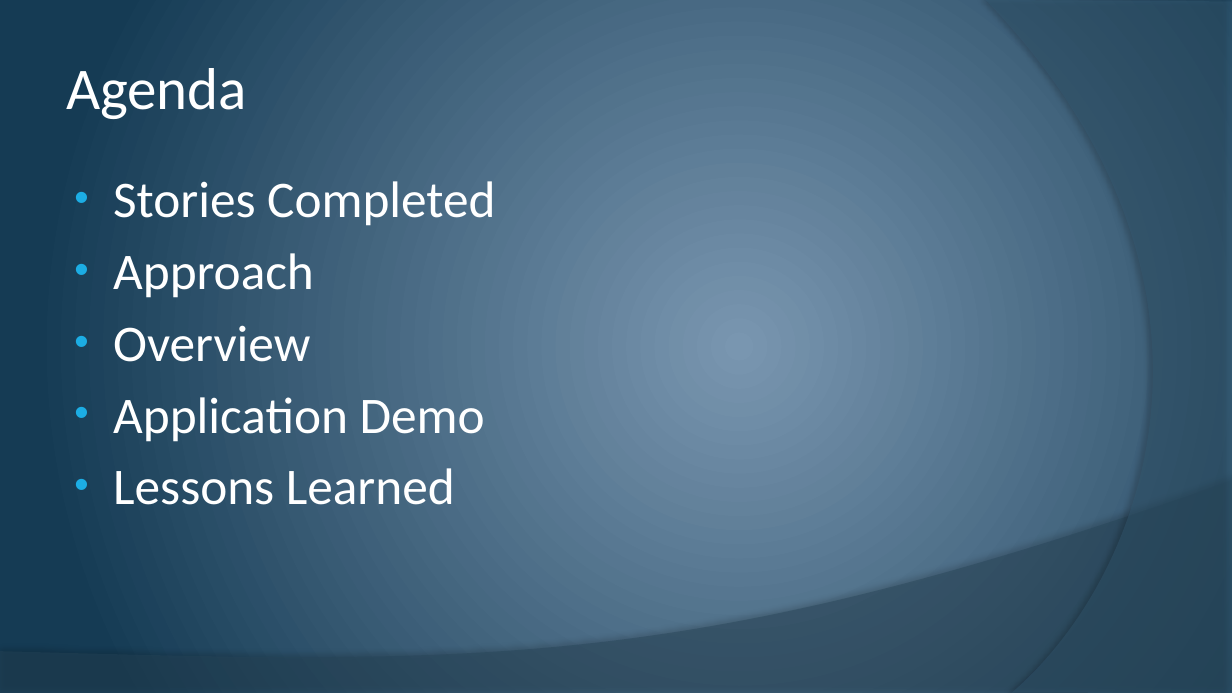
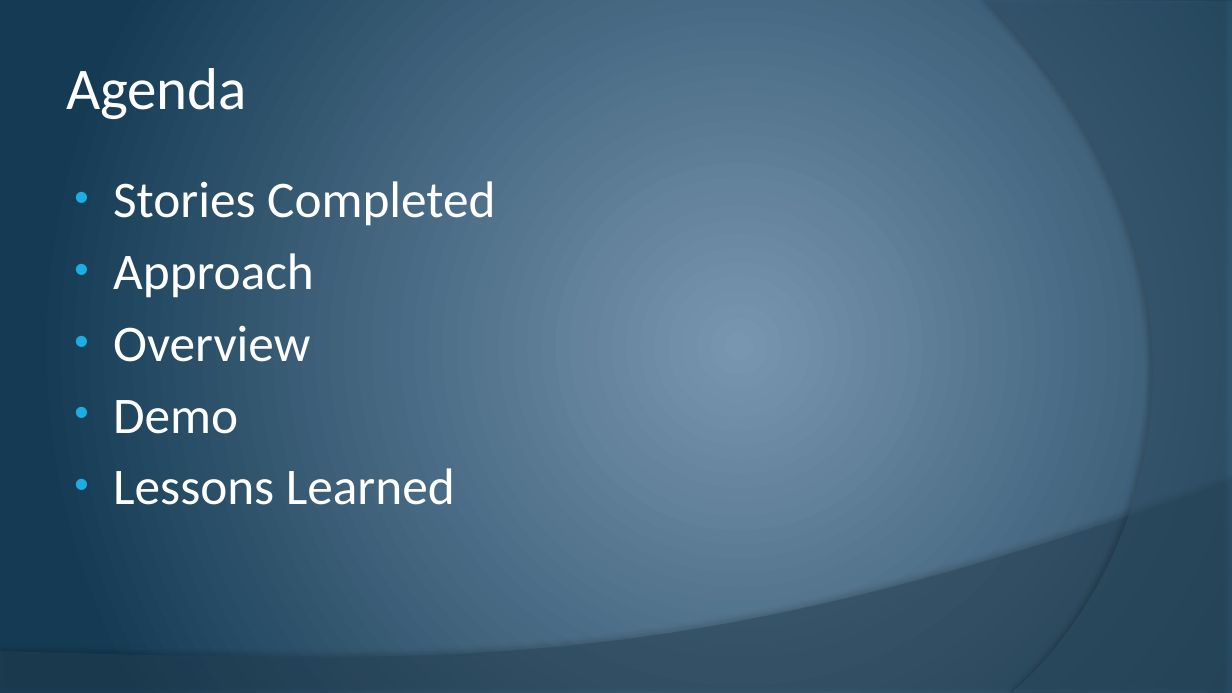
Before and after one commit to cstultz/cis234, a slide deck: slide 3 of assigns/assign10/t1-a10.pptx. Drawn at 1232x693 pixels with LibreOffice and Linux fonts; fonts in the diff are those of the drawing. Boxes give left, top, right and bottom in pixels: in the first picture for what was removed or moved away, otherwise in the second. Text is boxed around its words. In the diff, an @@ line names an element or a change of style, - is before the commit and + after.

```diff
--- a/assigns/assign10/t1-a10.pptx
+++ b/assigns/assign10/t1-a10.pptx
@@ text at (113,400,238,434): text changed @@
-• Application Demo
+• Demo
```
Also in this commit, not shown: 6 other slides changed, 1 slide added, 1 slide removed, 5 other files.
